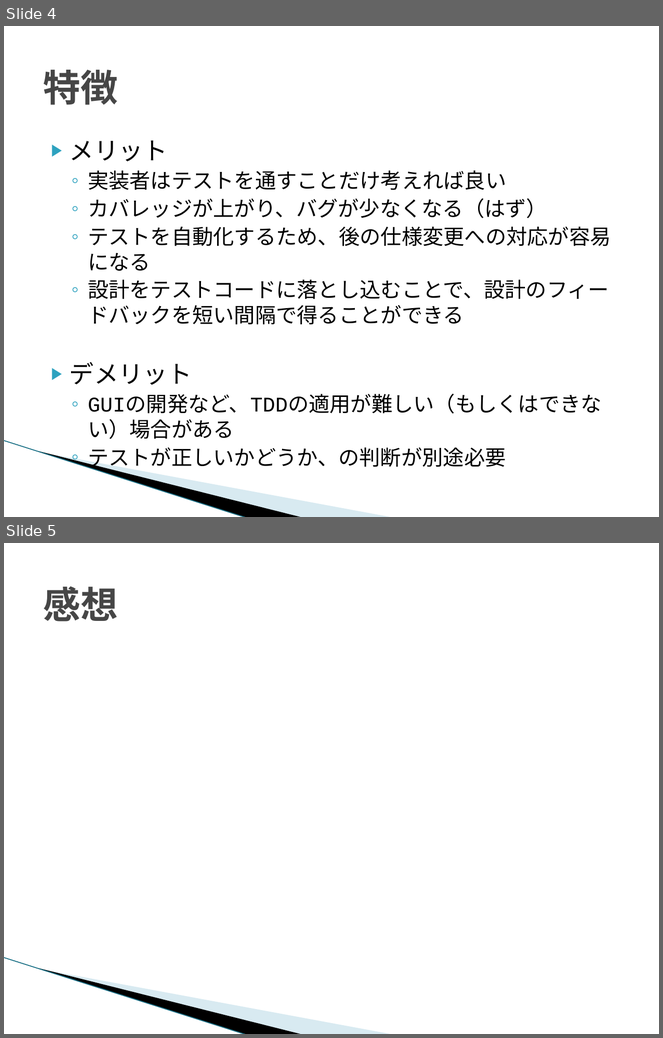
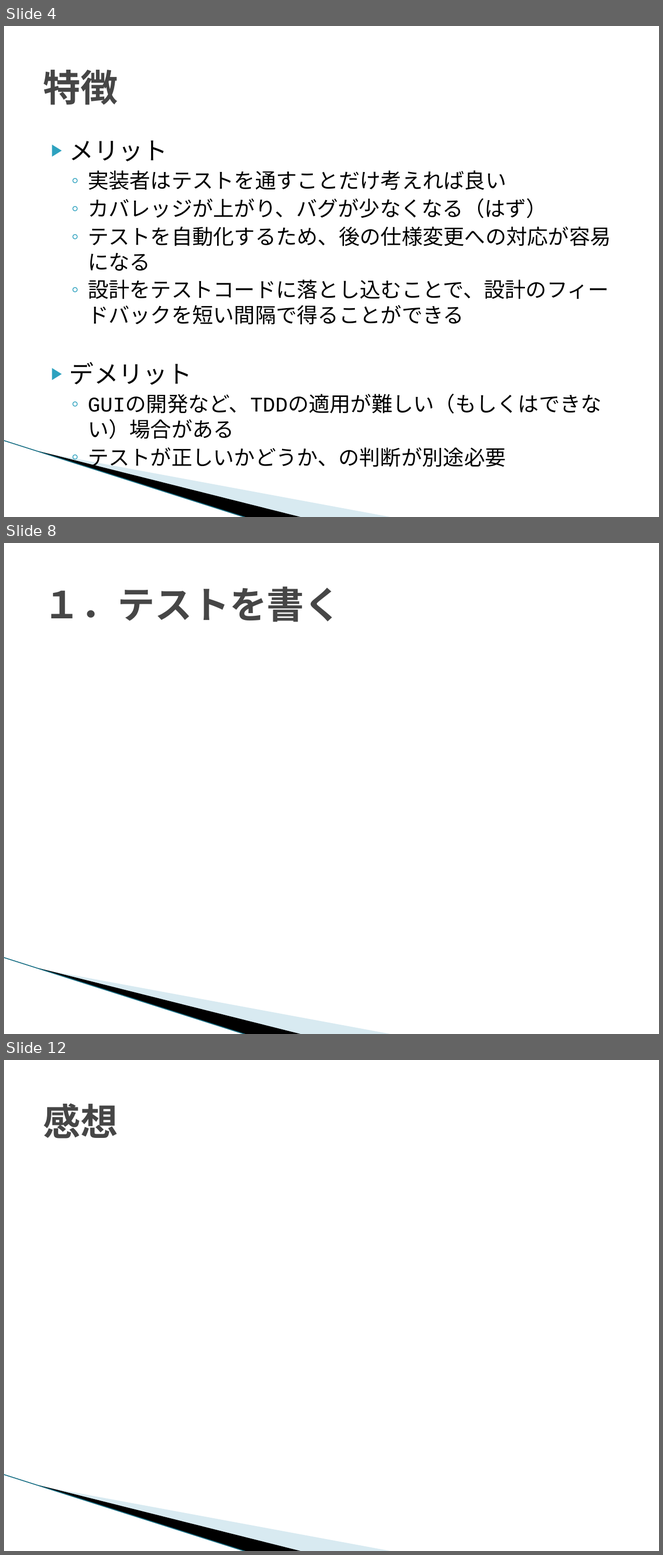
Before and after one commit to YAMADA-Yusuke/teck_talk, a slide deck: テスト駆動開発（TDD）.pptx. Shown one above the other, each under a label of ours: slides 4 and 5 before the commit, slides 4, 8 and 12 after it; the slides between them are not shown. The pictures are 663x1038 and 663x1555 pixels, drawn with LibreOffice and Linux fonts; fonts in the diff are those of the drawing; background and template pictures are left out. Boxes give left, top, right and bottom in pixels: in the first picture for what was removed or moved away, otherwise in the second. Text is boxed around its words. In the diff, an @@ line names an element or a change of style, - is before the commit and + after.

```diff
--- a/テスト駆動開発（TDD）.pptx
+++ b/テスト駆動開発（TDD）.pptx
@@ slide 8 added at [4,543,659,1034], background #FFFFFF; not listed: 3 template elements that a slide beside it also shows @@
@@ title added at [43,587,341,622], 41 pt, text #464646, bold @@
+１．テストを書く
@@ what was slide 5 is now slide 12 @@
```
Also in this commit, not shown: 1 slide changed, 6 other slides added.
